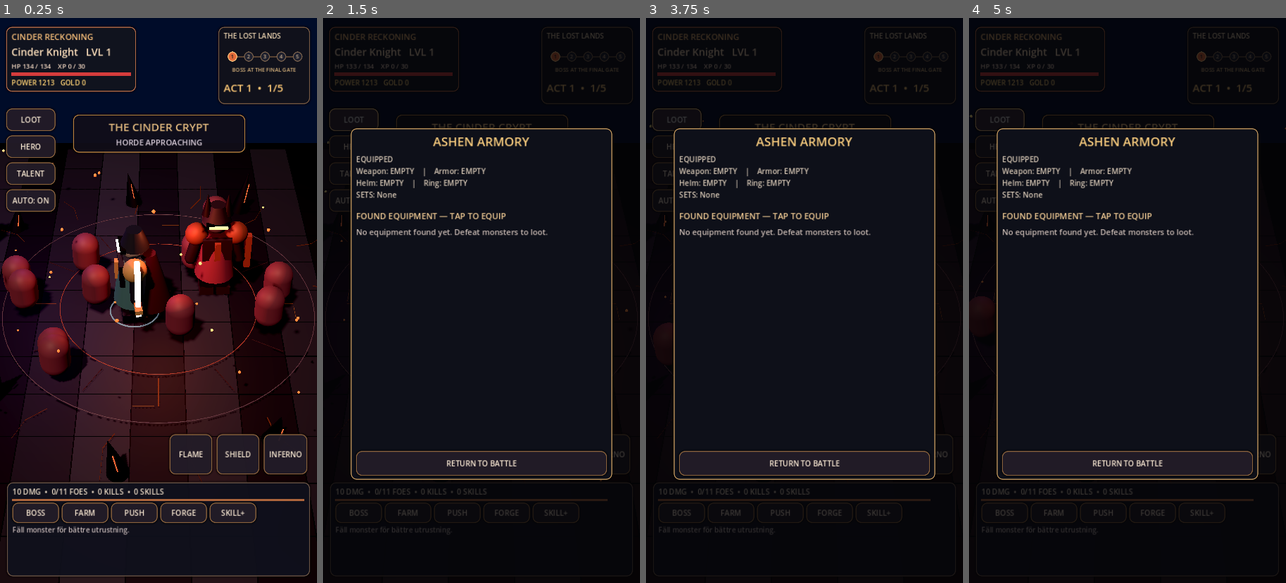
Above: before the commit, frames 1-4 (left to right).
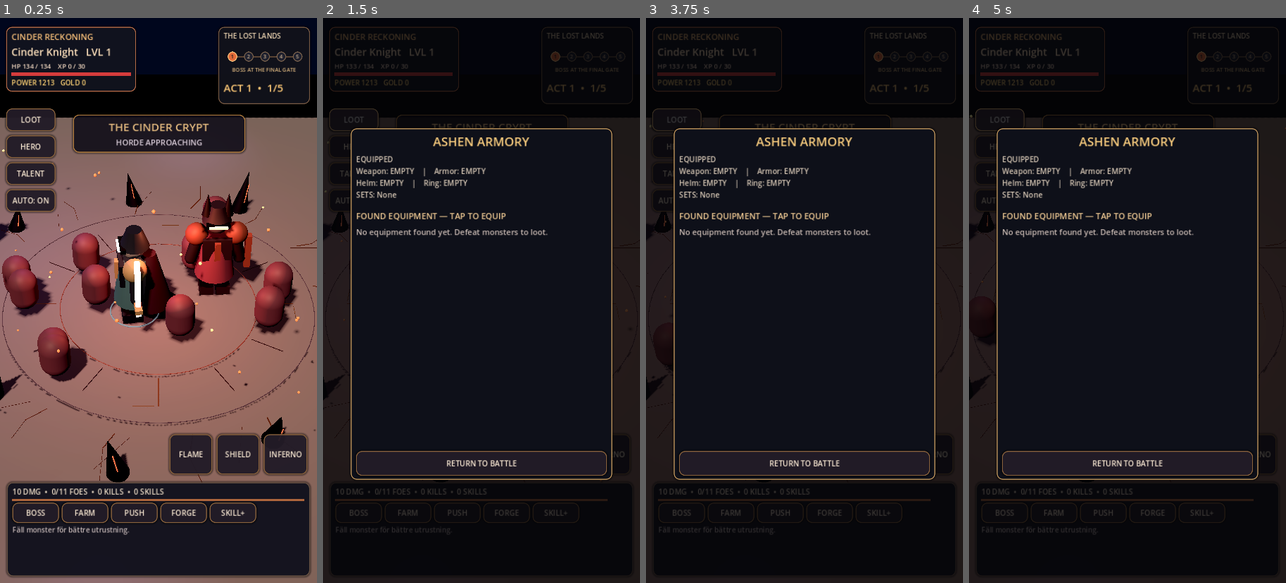
Above: after the commit, the same moments.

Repository: bananofil-wq/AshenIdle
Game: Godot game, scene res://scenes/main.tscn
Same seed, same stepped clock (60 frames per second), same inputs: the game is played once before the commit and once after it.
Inputs:
- Up to frame 1 (0.25 s): no input
- Up to frame 2 (1.5 s): click "LOOT" at 0.5 s; click "HERO" at 1.25 s
- Up to frame 3 (3.75 s): click "TALENT" at 2 s; click "AUTO: ON" at 2.75 s; click "BOSS" at 3.5 s
- Up to frame 4 (5 s): click "FARM" at 4.25 s

The runs differ from the first frame. In frame 1, 52% of the frame differs, in the area x 0-100%, y 10-100%; in frame 2, 8.4%; in frame 3, 8.1%; in frame 4, 7.9%.

Commit message:
Visual art replacement: human-proportioned dark fantasy models, full PBR dungeon floor, ruined architecture and high-quality FX sprites

Diff:
--- a/scripts/main.gd
+++ b/scripts/main.gd
@@ -113,6 +113,10 @@
 var bg_environment: WorldEnvironment
 var fire_light: OmniLight3D
 var mystic_light: OmniLight3D
+var spark_texture: ImageTexture
+var pbr_floor: MeshInstance3D
+var art_brazier_lights: Array[OmniLight3D] = []
+var vfx_last_msec := 0
 var fx_sounds: Array = []
 var audio_enabled := true
 var sfx_toggle_button: Button
@@ -125,6 +129,7 @@
 func _ready() -> void:
     rng.randomize()
     _load_game()
+    _create_fx_textures()
     _build_world()
     _build_ui()
     _prepare_audio()
@@ -199,14 +204,15 @@
     environment.background_mode = Environment.BG_COLOR
     environment.background_color = Color("070a12")
     environment.adjustment_enabled = true
-    environment.adjustment_brightness = 0.83
-    environment.adjustment_contrast = 1.22
-    environment.adjustment_saturation = 0.85
+    environment.adjustment_brightness = 0.80
+    environment.adjustment_contrast = 1.28
+    environment.adjustment_saturation = 0.69
     environment.ambient_light_source = Environment.AMBIENT_SOURCE_COLOR
     environment.ambient_light_color = Color("677186")
-    environment.ambient_light_energy = 0.42
+    environment.ambient_light_energy = 0.51
     environment.glow_enabled = true
-    environment.glow_intensity = 0.34
+    environment.glow_intensity = 0.76
+    environment.glow_strength = 1.05
     world.environment = environment
     add_child(world)
 
@@ -220,14 +226,14 @@
     add_child(sun)
     sun.rotation_degrees = Vector3(-58, -31, 0)
     sun.light_color = Color("f5b990")
-    sun.light_energy = 0.9
+    sun.light_energy = 1.35
     sun.shadow_enabled = true
     var ember := OmniLight3D.new()
     fire_light = ember
     add_child(ember)
     ember.position = Vector3(0.0, 2.8, 0.5)
     ember.light_color = Color("ff6332")
-    ember.light_energy = 1.25
+    ember.light_energy = 1.8
     ember.omni_range = 13.0
     var arcane := OmniLight3D.new()
     mystic_light = arcane
@@ -237,14 +243,8 @@
     arcane.light_energy = 0.82
     arcane.omni_range = 12
 
-    _box(self, Vector3(17, 0.6, 18), Vector3(0, -0.35, 0), Color("171b27"))
-    for x in range(-6, 7):
-        for z in range(-6, 7):
-            var v := float((x * 3 + z * 7 + 100) % 7) / 36.0
-            var stone := Color(0.112 + v * 0.64, 0.126 + v * 0.62, 0.168 + v * 0.72)
-            var t := BoxMesh.new()
-            t.size = Vector3(1.27, 0.08 + v * 0.1, 1.27)
-            _mesh(self, t, Vector3(float(x) * 1.3, -0.04, float(z) * 1.3), _mat(stone))
+    _box(self, Vector3(22.5, 1.1, 22.5), Vector3(0, -0.62, 0), Color("0c0e13"))
+    _make_dungeon_floor()
     _place_dungeon_detail()
     _decorate_arena()
     _scatter_embers()
@@ -1512,16 +1512,19 @@
     wave_size = mob_count
     for i in range(mob_count):
         var elite: bool = is_boss and i == 0
-        var boss_models := ["Skeleton_Warrior", "Skeleton_Mage", "Skeleton_Minion"]
-        var model_name: String = str(boss_models[_boss_variant()]) if elite else ["Skeleton_Minion", "Skeleton_Rogue", "Skeleton_Warrior", "Skeleton_Mage"][i % 4]
+        var boss_models := ["demon_dark", "ghost_dark", "knight_dark"]
+        var model_name: String = str(boss_models[_boss_variant()]) if elite else ["skeleton_dark", "ghost_dark", "skeleton_dark", "demon_dark"][i % 4]
         var root := Node3D.new()
         add_child(root)
         var packed := _get_asset_scene(model_name)
+        if packed == null:
+            packed = _get_asset_scene("Skeleton_Warrior" if elite else "Skeleton_Minion")
         if packed != null:
             var instance: Node3D = packed.instantiate() as Node3D
             if instance != null:
                 root.add_child(instance)
-                instance.scale = Vector3.ONE * ([1.28, 1.48, 1.75][_boss_variant()] if elite else 0.66 if i % 4 != 2 else 0.77)
+                _fit_visual_model(instance, [3.9, 3.6, 4.15][_boss_variant()] if elite else (2.08 if i % 4 != 1 else 2.36))
+                _darken_character_materials(instance, elite)
                 _play_animation(instance, ["Idle", "idle", "Walking_A", "Walking", "walk"])
         if elite:
             var aura_tint: Color = [Color("d74931"), Color("8847da"), Color("e6a44e")][_boss_variant()]
@@ -1722,8 +1725,58 @@
             player.play(names[0])
             return
 
+func _dark_character_name(source_name: String, enemy: bool) -> String:
+    match source_name:
+        "Knight", "Barbarian": return "knight_dark" if source_name == "Knight" else "demon_dark"
+        "Rogue": return "hero_dark"
+        "Mage": return "hero_dark"
+        "Skeleton_Warrior": return "demon_dark" if enemy else "skeleton_dark"
+        "Skeleton_Mage": return "ghost_dark"
+        "Skeleton_Minion": return "skeleton_dark"
+        "Skeleton_Rogue": return "skeleton_dark"
+    return source_name
+
+func _fit_visual_model(model: Node3D, intended_height: float) -> void:
+    var points := AABB()
+    var initialized := false
+    for found in model.find_children("*", "MeshInstance3D", true, false):
+        var part := found as MeshInstance3D
+        if part == null or part.mesh == null:
+            continue
+        var transform_in_root: Transform3D = model.global_transform.affine_inverse() * part.global_transform
+        var local_bounds: AABB = transform_in_root * part.get_aabb()
+        if not initialized:
+            points = local_bounds
+            initialized = true
+        else:
+            points = points.merge(local_bounds)
+    if initialized and points.size.y > 0.01:
+        var factor: float = clampf(intended_height / points.size.y, 0.055, 15.0)
+        model.scale = Vector3.ONE * factor
+        model.position.y = -points.position.y * factor
+    else:
+        model.scale = Vector3.ONE
+
+func _darken_character_materials(model: Node3D, is_elite: bool) -> void:
+    for found in model.find_children("*", "MeshInstance3D", true, false):
+        var part := found as MeshInstance3D
+        if part == null or part.mesh == null:
+            continue
+        for surface_i in range(part.mesh.get_surface_count()):
+            var source_mat := part.get_active_material(surface_i) as BaseMaterial3D
+            if source_mat == null:
+                continue
+            var deeper := source_mat.duplicate() as BaseMaterial3D
+            deeper.albedo_color = deeper.albedo_color * (Color("a1a3b3") if not is_elite else Color("8e7892"))
+            deeper.roughness = 0.80
+            deeper.metallic = 0.10
+            part.set_surface_override_material(surface_i, deeper)
+
 func _make_animated_character(model_name: String, at: Vector3, enemy: bool) -> Node3D:
-    var packed := _get_asset_scene(model_name)
+    var dark_name := _dark_character_name(model_name, enemy)
+    var packed := _get_asset_scene(dark_name)
+    if packed == null:
+        packed = _get_asset_scene(model_name)
     if packed == null:
         return _fighter(at, Color("a43f52") if enemy else Color("507b81"), enemy)
     var root := Node3D.new()
@@ -1734,8 +1787,9 @@
         root.queue_free()
         return _fighter(at, Color("a43f52") if enemy else Color("507b81"), enemy)
     root.add_child(model)
-    model.scale = Vector3.ONE * (0.72 if enemy else 0.98)
+    _fit_visual_model(model, 2.50 if not enemy else 2.20)
     model.rotation.y = PI
+    _darken_character_materials(model, false)
     _play_animation(model, ["Idle_A", "Idle", "idle"])
     return root
 
@@ -1851,25 +1905,112 @@
         var t: float = chaos_time * float(mote["rate"]) + float(mote["phase"])
         spark.position = Vector3(float(mote["x"]) + sin(t * 1.4) * 0.28, 0.15 + fposmod(t, 3.2), float(mote["z"]) + cos(t * 1.1) * 0.24)
 
+func _create_fx_textures() -> void:
+    var img := Image.create(64, 64, false, Image.FORMAT_RGBA8)
+    for y in range(64):
+        for x in range(64):
+            var radial: float = Vector2(float(x) - 31.5, float(y) - 31.5).length() / 31.0
+            var falloff: float = pow(maxf(0.0, 1.0 - radial), 2.3)
+            img.set_pixel(x, y, Color(1.0, 1.0, 1.0, falloff))
+    spark_texture = ImageTexture.create_from_image(img)
+
+func _fx_material(tint: Color, opacity: float = 0.86) -> StandardMaterial3D:
+    var result := StandardMaterial3D.new()
+    result.shading_mode = BaseMaterial3D.SHADING_MODE_UNSHADED
+    result.transparency = BaseMaterial3D.TRANSPARENCY_ALPHA
+    result.blend_mode = BaseMaterial3D.BLEND_MODE_ADD
+    result.billboard_mode = BaseMaterial3D.BILLBOARD_ENABLED
+    result.depth_draw_mode = BaseMaterial3D.DEPTH_DRAW_DISABLED
+    result.cull_mode = BaseMaterial3D.CULL_DISABLED
+    result.albedo_texture = spark_texture
+    result.albedo_color = Color(tint.r, tint.g, tint.b, opacity)
+    result.emission_enabled = true
+    result.emission = tint
+    result.emission_energy_multiplier = 4.0
+    return result
+
+func _burst_particles(at: Vector3, tint: Color, count: int = 28, radius: float = 2.8, duration: float = 0.57) -> void:
+    if get_tree() == null:
+        return
+    var sprite := QuadMesh.new()
+    sprite.size = Vector2(0.25, 0.25)
+    sprite.material = _fx_material(tint, 0.92)
+    var parts := CPUParticles3D.new()
+    parts.mesh = sprite
+    parts.amount = count
+    parts.lifetime = duration
+    parts.one_shot = true
+    parts.explosiveness = 1.0
+    parts.emission_shape = CPUParticles3D.EMISSION_SHAPE_SPHERE
+    parts.emission_sphere_radius = 0.14
+    parts.direction = Vector3(0.0, 0.7, 0.0)
+    parts.spread = 180.0
+    parts.initial_velocity_min = radius * 0.55
+    parts.initial_velocity_max = radius
+    parts.gravity = Vector3(0, -1.1, 0)
+    parts.scale_amount_min = 0.55
+    parts.scale_amount_max = 1.55
+    parts.position = at
+    add_child(parts)
+    parts.emitting = true
+    get_tree().create_timer(duration + 0.22).timeout.connect(parts.queue_free)
+
+func _make_dungeon_floor() -> void:
+    var ground := PlaneMesh.new()
+    ground.size = Vector2(23.5, 23.5)
+    pbr_floor = MeshInstance3D.new()
+    pbr_floor.mesh = ground
+    pbr_floor.position = Vector3(0.0, 0.018, 0.0)
+    var material := StandardMaterial3D.new()
+    material.albedo_color = Color("7b797a")
+    material.roughness = 0.94
+    material.metallic = 0.04
+    material.uv1_scale = Vector3(6.0, 6.0, 1.0)
+    material.texture_filter = BaseMaterial3D.TEXTURE_FILTER_LINEAR_WITH_MIPMAPS
+    if ResourceLoader.exists("res://assets/pbr/stone_floor_diff_1k.jpg"):
+        material.albedo_texture = load("res://assets/pbr/stone_floor_diff_1k.jpg")
+        material.albedo_color = Color("bfc4ce")
+        material.roughness = 0.87
+        if ResourceLoader.exists("res://assets/pbr/stone_floor_nor_gl_1k.jpg"):
+            material.normal_enabled = true
+            material.normal_scale = 1.30
+            material.normal_texture = load("res://assets/pbr/stone_floor_nor_gl_1k.jpg")
+        if ResourceLoader.exists("res://assets/pbr/stone_floor_rough_1k.jpg"):
+            material.roughness_texture = load("res://assets/pbr/stone_floor_rough_1k.jpg")
+    pbr_floor.material_override = material
+    add_child(pbr_floor)
+    var world_edge := BoxMesh.new()
+    world_edge.size = Vector3(23.0, 1.55, 1.8)
+    for idx in range(2):
+        _mesh(self, world_edge, Vector3(0, 0.13, (-11.7 if idx == 0 else 11.7)), _mat(Color("171a21")))
+        var long_edge := _mesh(self, world_edge, Vector3((-11.7 if idx == 0 else 11.7), 0.13, 0), _mat(Color("171a21")))
+        long_edge.rotation.y = PI * 0.5
+
 func _place_dungeon_detail() -> void:
-    # Geometry and materials supplied by the CC0 KayKit Dungeon Remastered pack.
-    # Existing stone slabs remain beneath these imported floor meshes as a safe fallback.
-    for x in range(-4, 5):
-        for z in range(-4, 5):
-            var n: int = absi(x * 7 + z * 13)
-            var asset_name := "floor_tile_large"
-            if n % 7 == 0:
-                asset_name = "floor_tile_large_rocks"
-            elif n % 11 == 0:
-                asset_name = "floor_tile_small_broken_A"
-            _place_dungeon_model(asset_name, Vector3(float(x) * 1.72, -0.01, float(z) * 1.72), float(n % 4) * PI / 2.0, 0.84)
-    for i in range(9):
-        var a := TAU * float(i) / 12.0 + PI * 0.08
-        var dist := 6.5
-        var pos := Vector3(cos(a) * dist, 0.0, -absf(sin(a) * dist) - 1.1)
-        _place_dungeon_model("pillar_decorated" if i % 3 == 0 else "wall_broken", pos, a + PI / 2.0, 0.86)
+    # Sparse ruined gothic architecture creates depth, leaving the hero visible.
+    for i in range(12):
+        var a: float = TAU * float(i) / 12.0 + 0.14
+        var distance: float = 8.4 + float(i % 3) * 0.50
+        var pos := Vector3(cos(a) * distance, 0.0, sin(a) * distance)
         if i % 3 == 0:
-            _place_dungeon_model("torch_lit", pos + Vector3(0, 1.35, 0), a + PI, 0.8)
+            _place_dungeon_model("pillar_decorated", pos, a + PI / 2.0, 1.05)
+        else:
+            _place_dungeon_model("wall_broken", pos, a + PI / 2.0, 1.06)
+        if i % 3 == 0:
+            var lamp := OmniLight3D.new()
+            lamp.light_color = Color("ff7742") if i % 2 == 0 else Color("8b65e0")
+            lamp.light_energy = 0.62
+            lamp.omni_range = 3.8
+            lamp.position = pos + Vector3(0, 2.25, 0)
+            add_child(lamp)
+            art_brazier_lights.append(lamp)
+    # Thin cracks and ancient broken ritual marks are accents rather than the entire floor.
+    for i in range(11):
+        var a: float = TAU * float(i) / 11.0
+        var start := Vector3(cos(a) * 4.7, 0, sin(a) * 4.7)
+        var end := Vector3(cos(a + 0.11) * 5.7, 0, sin(a + 0.11) * 5.7)
+        _rift_line(start, end, 0.008, Color("964333"))
+
 
 func _open_talent_panel() -> void:
     if legendary_overlay.visible or hero_overlay.visible:
